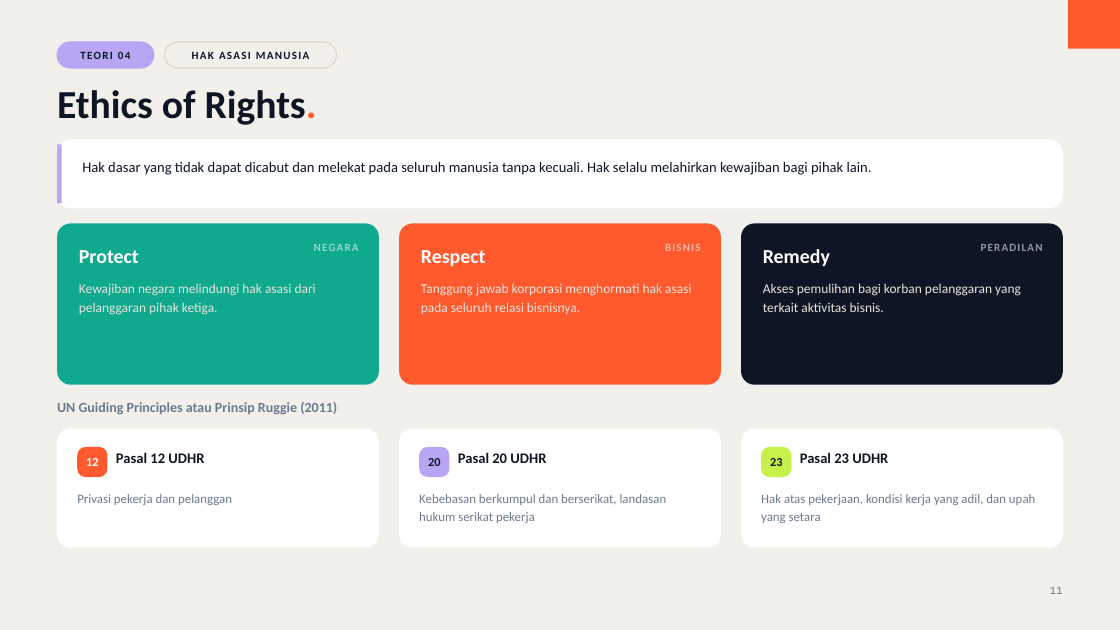
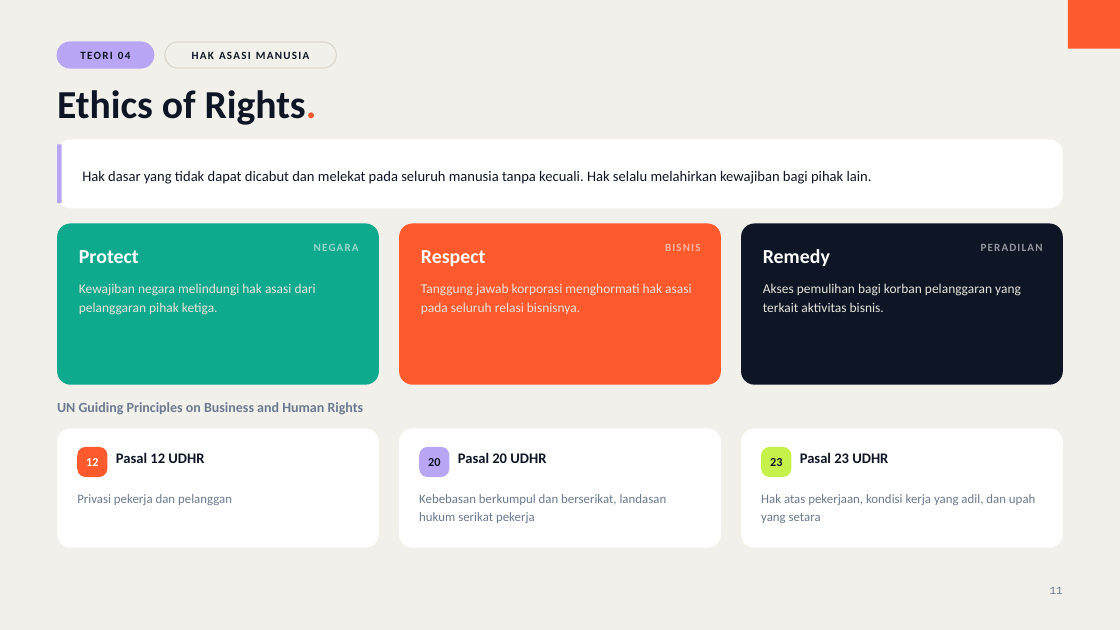
Before and after one commit to aslihabnuri/Dom-Manipulation, a slide deck: slide 11 of business-ethics/chapter-3/decks/Deck-1-Evaluating-Business-Ethics.pptx. Drawn at 1120x630 pixels with LibreOffice and Linux fonts; fonts in the diff are those of the drawing. Boxes give left, top, right and bottom in pixels: in the first picture for what was removed or moved away, otherwise in the second. Text is boxed around its words. In the diff, an @@ line names an element or a change of style, - is before the commit and + after.

```diff
--- a/business-ethics/chapter-3/decks/Deck-1-Evaluating-Business-Ethics.pptx
+++ b/business-ethics/chapter-3/decks/Deck-1-Evaluating-Business-Ethics.pptx
@@ text "Hak dasar yang tidak dapat ..." moved from (x1=82, y1=162, x2=872, y2=175) to (x1=82, y1=171, x2=872, y2=184) @@
@@ text "Hak dasar yang tidak dapat ..." at (x1=82, y1=171, x2=872, y2=184): vertical alignment top to middle @@
@@ text at (x1=57, y1=402, x2=364, y2=415): text changed @@
-UN Guiding Principles atau Prinsip Ruggie (2011)
+UN Guiding Principles on Business and Human Rights
```
Also in this commit, not shown: 17 other slides changed, 6 other files.
